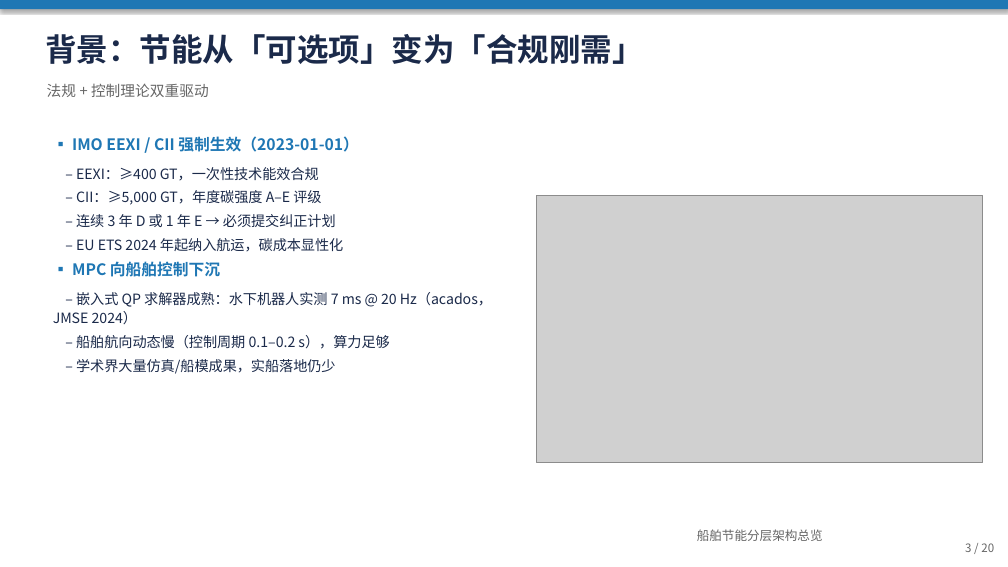
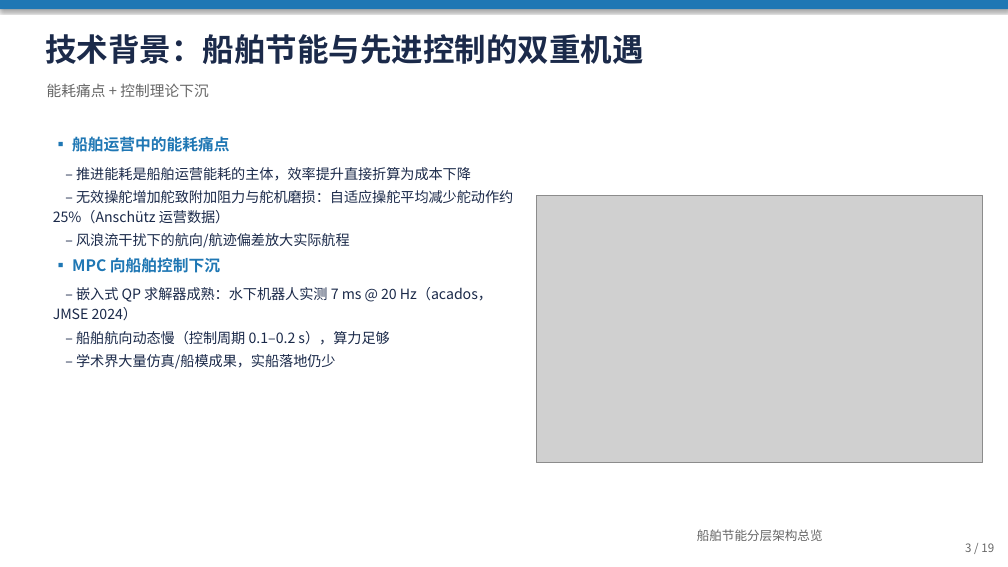
Before and after one commit to jimaka/auto_rudder, a slide deck: slide 3 of docs/ship_energy_research/船舶控制与节能算法调研汇报.pptx. Drawn at 1008x567 pixels with LibreOffice and Linux fonts; fonts in the diff are those of the drawing; grey boxes stand for pictures. Boxes give left, top, right and bottom in pixels: in the first picture for what was removed or moved away, otherwise in the second. Text is boxed around its words. In the diff, an @@ line names an element or a change of style, - is before the commit and + after.

Commit message:
docs: PPT去除法规内容改为纯技术视角并更新PDF

```diff
--- a/docs/ship_energy_research/船舶控制与节能算法调研汇报.pptx
+++ b/docs/ship_energy_research/船舶控制与节能算法调研汇报.pptx
@@ text at (45, 34, 643, 64): text changed @@
-背景：节能从「可选项」变为「合规刚需」
+技术背景：船舶节能与先进控制的双重机遇
@@ text at (47, 84, 208, 97): text changed @@
-法规 + 控制理论双重驱动
+能耗痛点 + 控制理论下沉
@@ text at (53, 136, 513, 248): text changed @@
-▪ IMO EEXI / CII 强制生效（2023-01-01）
-– EEXI：≥400 GT，一次性技术能效合规
-– CII：≥5,000 GT，年度碳强度 A–E 评级
-– 连续 3 年 D 或 1 年 E → 必须提交纠正计划
-– EU ETS 2024 年起纳入航运，碳成本显性化
+▪ 船舶运营中的能耗痛点
+– 推进能耗是船舶运营能耗的主体，效率提升直接折算为成本下降
+– 无效操舵增加舵致附加阻力与舵机磨损：自适应操舵平均减少舵动作约 25%（Anschütz 运营数据）
+– 风浪流干扰下的航向/航迹偏差放大实际航程
@@ text at (965, 543, 994, 552): text changed @@
-3 / 20
+3 / 19
```
Also in this commit, not shown: 16 other slides changed, 1 slide removed, 2 other files.
